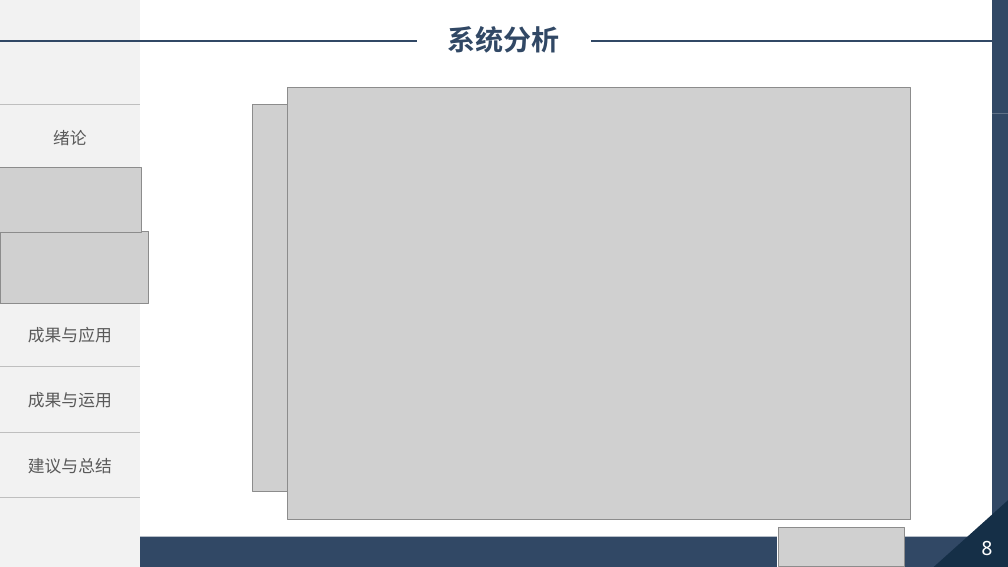
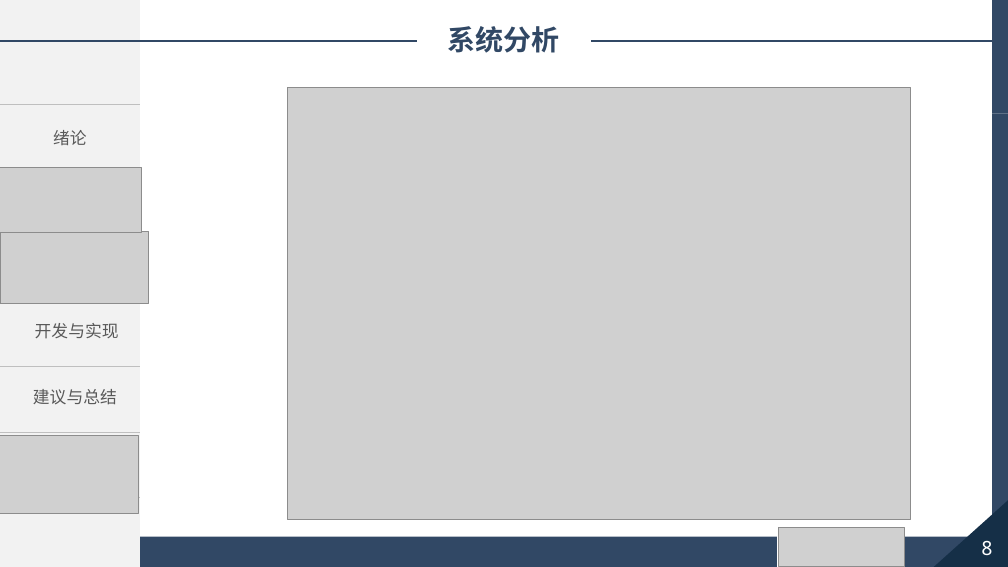
Before and after one commit to cx29/JavaWebSpace, a slide deck: slide 8 of demo/resources/报告/毕业论文答辩.pptx. Drawn at 1008x567 pixels with LibreOffice and Linux fonts; fonts in the diff are those of the drawing; grey boxes stand for pictures. Boxes give left, top, right and bottom in pixels: in the first picture for what was removed or moved away, otherwise in the second. Text is boxed around its words. In the diff, an @@ line names an element or a change of style, - is before the commit and + after.

```diff
--- a/demo/resources/报告/毕业论文答辩.pptx
+++ b/demo/resources/报告/毕业论文答辩.pptx
@@ picture removed at (253, 105, 799, 491) @@
@@ rectangle added at (11, 316, 130, 353), fill #F2F2F2 @@
@@ text added at (35, 323, 119, 338), 12 pt, text #595959 @@
+开发与实现
@@ rectangle added at (15, 382, 134, 419), fill #F2F2F2 @@
@@ text added at (33, 389, 117, 405), 12 pt, text #595959 @@
+建议与总结
@@ picture added at (0, 435, 138, 513) @@
```
Also in this commit, not shown: 9 other slides changed, 1 other file.
